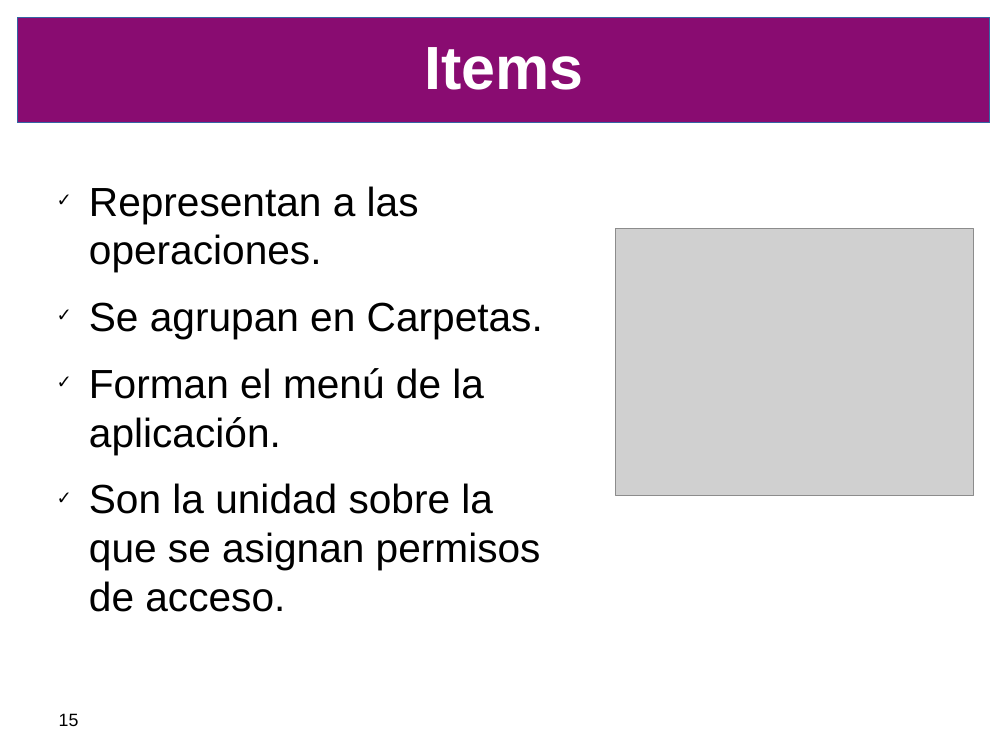
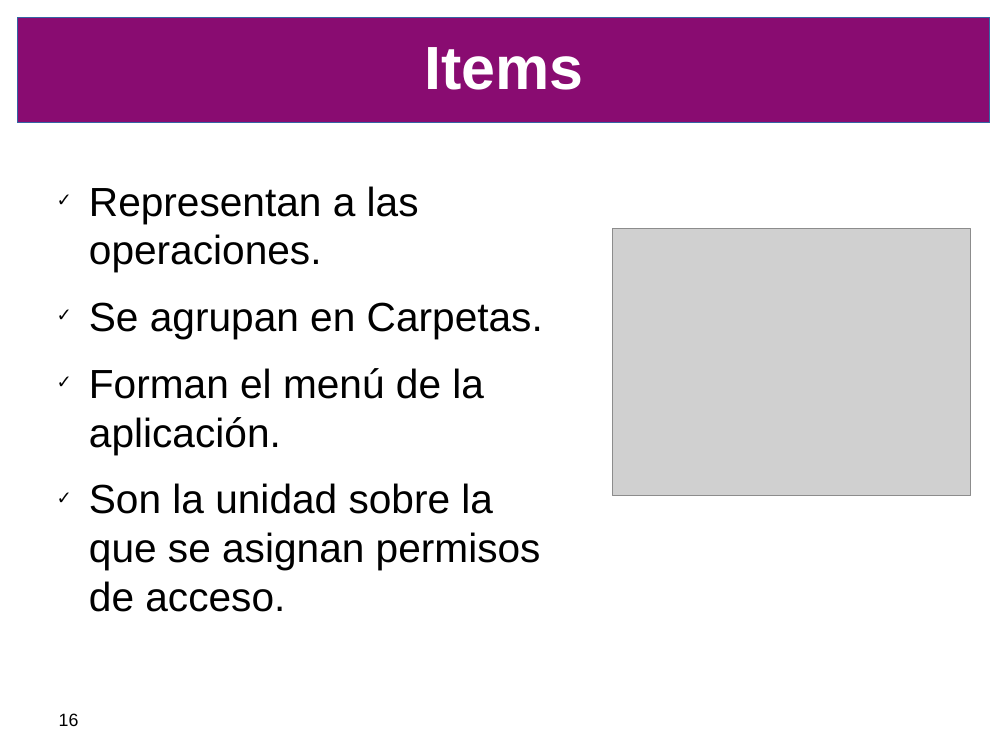
Before and after one commit to SIU-Toba/framework, a slide deck: slide 16 of doc/presentacion/CafeConf2006.odp (slide 15 before the commit). Drawn at 1008x756 pixels with LibreOffice and Linux fonts; fonts in the diff are those of the drawing; grey boxes stand for pictures; background and template pictures are left out. Boxes give left, top, right and bottom in pixels: in the first picture for what was removed or moved away, otherwise in the second. Text is boxed around its words. In the diff, an @@ line names an element or a change of style, - is before the commit and + after.

```diff
--- a/doc/presentacion/CafeConf2006.odp
+++ b/doc/presentacion/CafeConf2006.odp
@@ picture: place and size @@
-picture at bbox=[616, 229, 974, 496]
+picture at bbox=[612, 229, 970, 496]
@@ page number at bbox=[59, 713, 79, 726]: text changed @@
-15
+16
```
Also in this commit, not shown: 8 other slides changed, 1 slide added.
